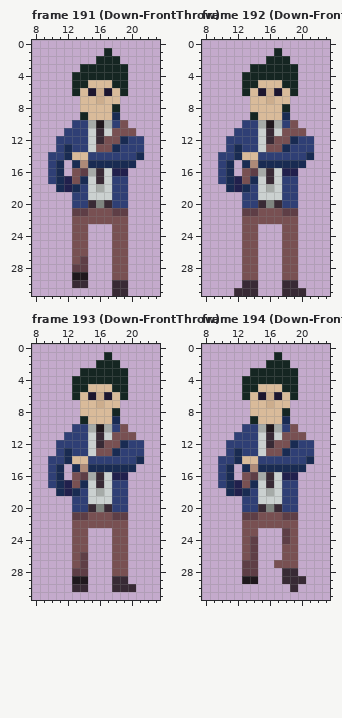
Pixel-art file -- assets_builders/Art/Teo.aseprite. The picture above was drawn from the file before the commit.
32x32 pixels, 283 frames. Shown: frame 191 (Down-FrontThrow): x 8..23, y 0..31; frame 192 (Down-FrontThrow): x 8..23, y 0..31; frame 193 (Down-FrontThrow): x 8..23, y 0..31; frame 194 (Down-FrontThrow): x 8..23, y 0..31. The commit also changed other frames, which this record leaves out.
Now the later version:
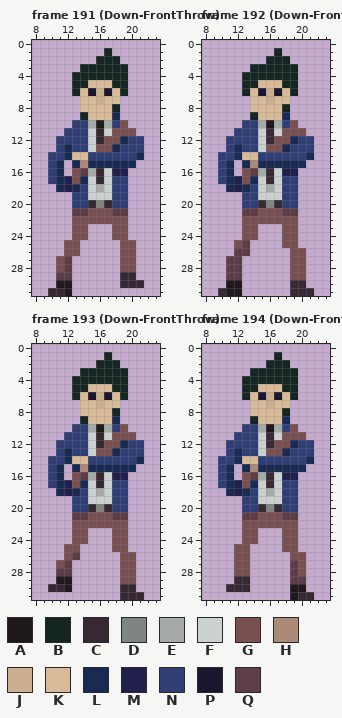
Palette (. is transparent): A #1f181d  B #152622  C #382a35  D #7f8580  E #a6aba8  F #cbd1d0  G #785052  H #ad8a78  J #ccad8d  K #d9bb9a  L #192b52  M #21204d  N #2f3f75  P #1c152e  Q #5e3e46
Edits made:
--- frame 191 (Down-FrontThrow)
@@ x 8..23 @@
 24 .....GG...GG....
-25 .....GG...GG....
-26 .....GG...GG....
-27 .....GQ...GG....
-28 .....QQ...GG....
-29 .....AA...GG....
-30 .....CC...CC....
-31 ..........CC....
+25 ....GG.....GG...
+26 ....GG.....GG...
+27 ...GQ......GG...
+28 ...GQ......GG...
+29 ...QQ......CC...
+30 ...AA......CCC..
+31 ..CCA...........
--- frame 192 (Down-FrontThrow)
@@ x 8..23 @@
 24 .....GG...GG....
-25 .....GG...GG....
-26 .....GG...GG....
-27 .....GG...GG....
-28 .....GG...GG....
-29 .....GG...GG....
-30 .....CC...CC....
-31 ....CCC...CCC...
+25 ....GQ....GG....
+26 ....QQ.....GG...
+27 ...QQ......GG...
+28 ...QQ......GG...
+29 ...QQ......GG...
+30 ...AA......CC...
+31 ..CAA......CCC..
--- frame 193 (Down-FrontThrow)
@@ x 8..23 @@
 24 .....GG...GG....
-25 .....GG...GG....
-26 .....GQ...GG....
-27 .....GQ...GG....
-28 .....QQ...GG....
-29 .....AA...CC....
-30 .....CC...CCC...
-31 ................
+25 ....GG....GG....
+26 ....GQ.....GG...
+27 ...GQ......GG...
+28 ...QQ......GG...
+29 ...AA......GG...
+30 ..CCA......CC...
+31 ...........CCC..
--- frame 194 (Down-FrontThrow)
@@ x 8..23 @@
 22 .....GGGGGGG....
-23 .....GG...QG....
-24 .....GQ...QG....
-25 .....GQ...GG....
-26 .....GQ...GG....
-27 .....QQ..GGG....
-28 .....QQ...CC....
-29 .....AA...CCC...
-30 ...........C....
-31 ................
+23 .....GG...GG....
+24 .....GG...GG....
+25 ....GG....GG....
+26 ....GG.....GG...
+27 ....GG.....QG...
+28 ....GG.....QG...
+29 ....CC.....QQ...
+30 ...CCC.....AA...
+31 ...........ACC..
